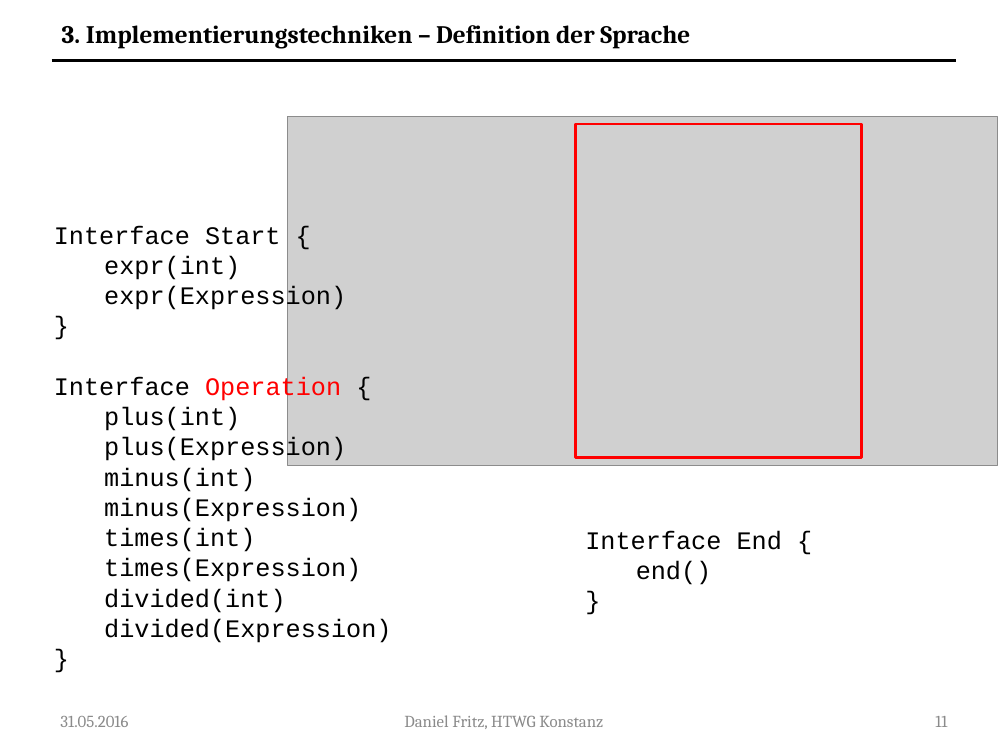
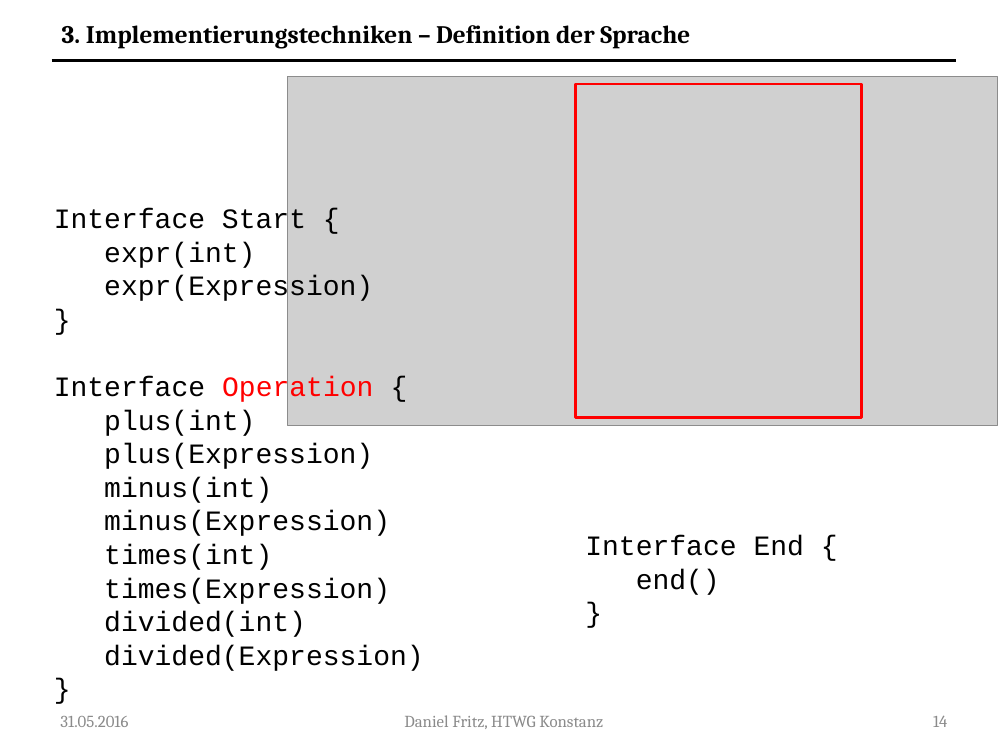
Before and after one commit to Guldenbart/MA, a slide deck: slide 14 of ppt/MA_neu.pptx (slide 11 before the commit). Drawn at 1008x756 pixels with LibreOffice and Linux fonts; fonts in the diff are those of the drawing; grey boxes stand for pictures. Boxes give left, top, right and bottom in pixels: in the first picture for what was removed or moved away, otherwise in the second. Text is boxed around its words. In the diff, an @@ line names an element or a change of style, - is before the commit and + after.

```diff
--- a/ppt/MA_neu.pptx
+++ b/ppt/MA_neu.pptx
@@ picture: place and size @@
-picture at (287,117,997,466)
+picture at (287,77,997,425)
@@ rectangle: place and size @@
-rectangle at (576,124,861,458)
+rectangle at (576,84,861,417)
@@ text "Interface Start {" at (54,208,424,671): size 18 to 20 pt @@
@@ text "Interface Start {": place and size @@
-text "Interface Start {" at (54,225,391,643)
+text "Interface Start {" at (54,208,424,671)
@@ text "Interface End {" at (585,535,804,595): size 18 to 20 pt @@
@@ page number at (933,716,947,727): text changed @@
-11
+14
```
Also in this commit, not shown: 25 other slides changed, 16 slides added, 1 other file.
